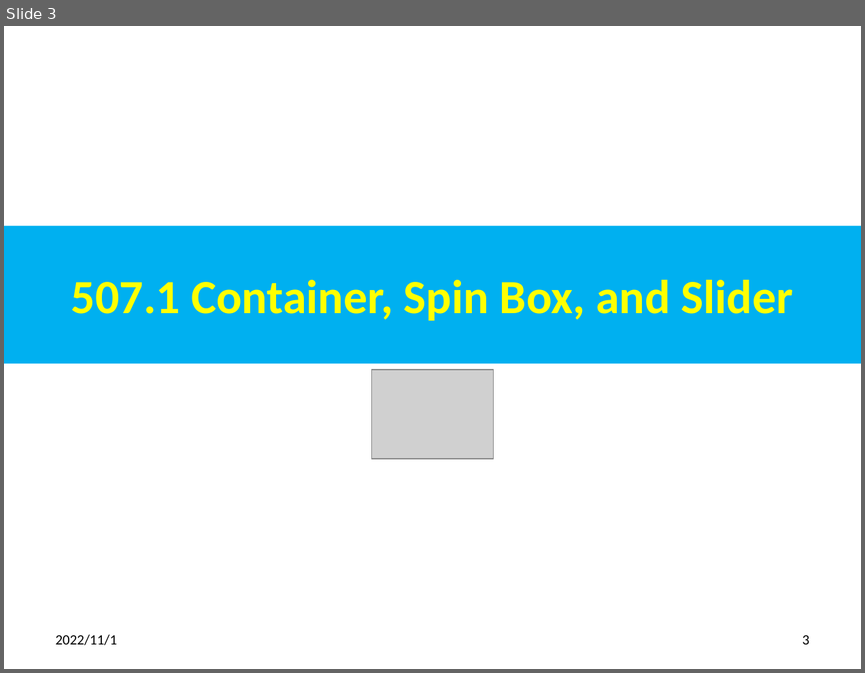
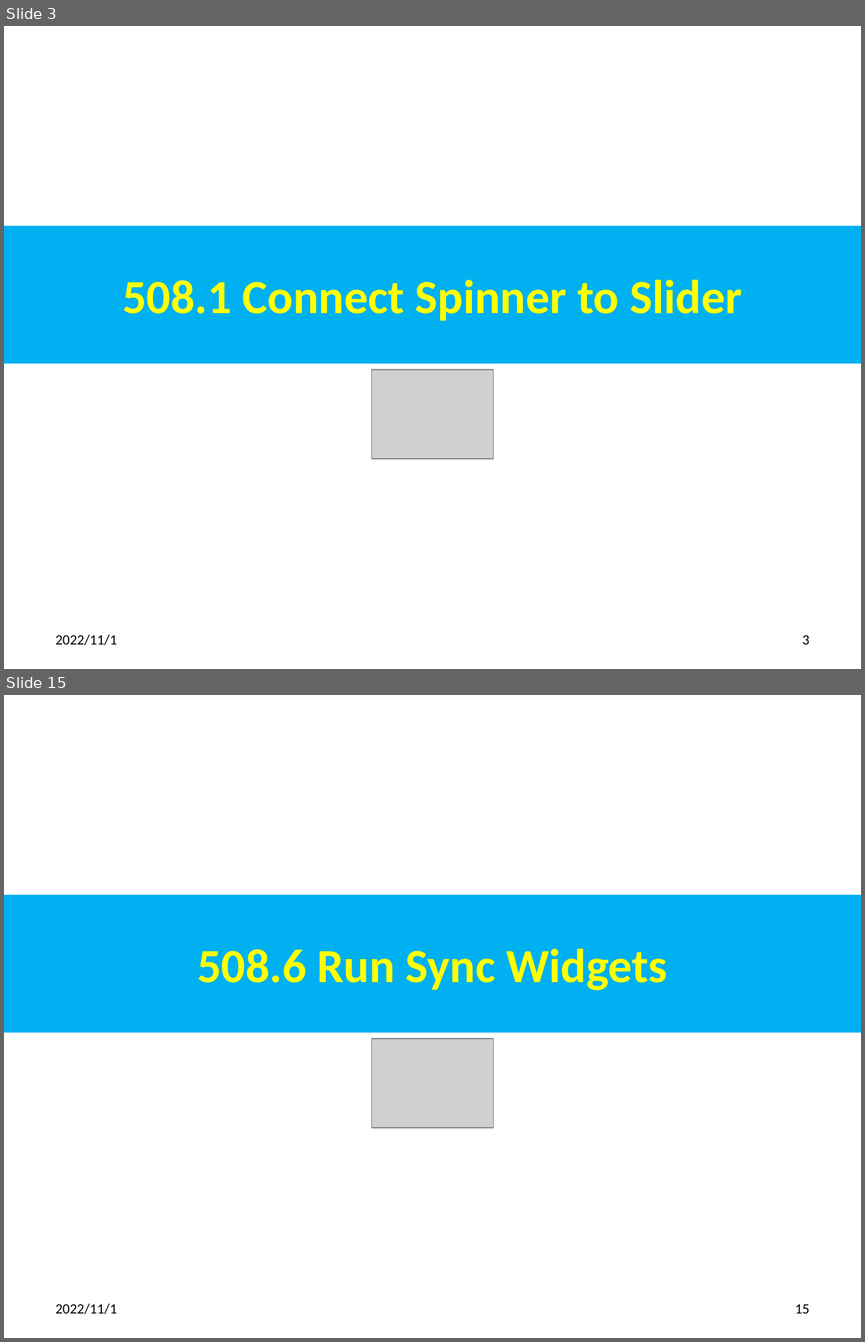
Before and after one commit to peterhchen/012_Qt, a slide deck: 508_Sync_Widgets_Layout.pptx. Shown one above the other, each under a label of ours: slide 3 before the commit, slides 3 and 15 after it; the slides between them are not shown. The pictures are 865x673 and 865x1342 pixels, drawn with LibreOffice and Linux fonts; fonts in the diff are those of the drawing; grey boxes stand for pictures. Boxes give left, top, right and bottom in pixels: in the first picture for what was removed or moved away, otherwise in the second. Text is boxed around its words. In the diff, an @@ line names an element or a change of style, - is before the commit and + after.

```diff
--- a/508_Sync_Widgets_Layout.pptx
+++ b/508_Sync_Widgets_Layout.pptx
@@ slide 15 added at [4, 695, 861, 1338], background #FFFFFF @@
@@ title added at [4, 895, 861, 1032], fill #00B0F0, 40 pt, text #FFFF00, bold @@
+508.6 Run Sync Widgets
@@ picture added at [372, 1038, 493, 1127] @@
@@ text added at [56, 1303, 118, 1314], 12 pt, text #000000 @@
+2022/11/1
@@ page number added at [795, 1304, 809, 1313], 12 pt, text #000000 @@
+15
@@ slide 3 changed as well @@
@@ title at [122, 280, 742, 320]: text changed @@
-507.1 Container, Spin Box, and Slider
+508.1 Connect Spinner to Slider
```
Also in this commit, not shown: 5 other slides changed, 11 other slides added, 4 slides removed, 1 other file.
